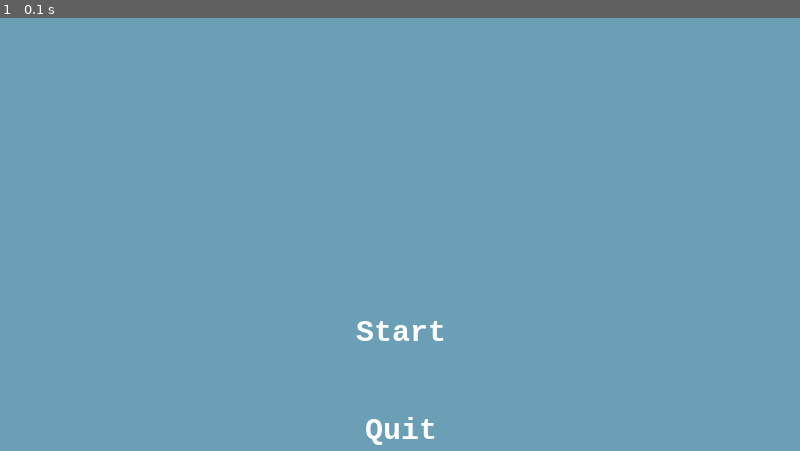
Above: before the commit, frame 1.
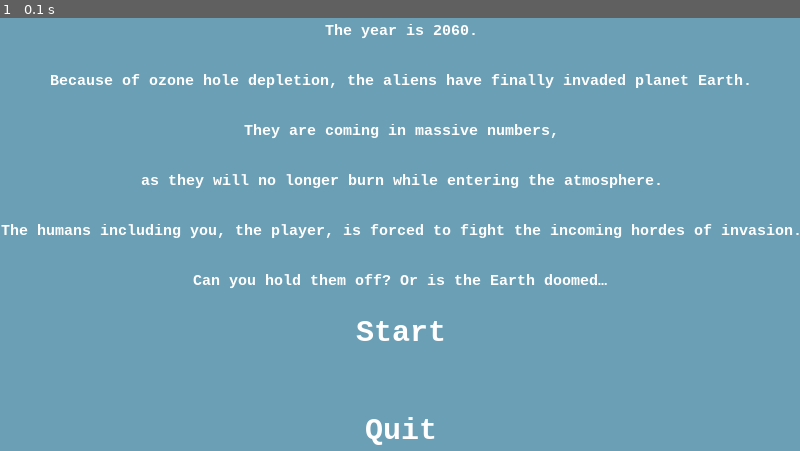
Above: after the commit, the same moment.

Repository: CarlDragon5068/Quantum-Coders-Program
Game: pygame game, started from Space Invasion Pygame.py
Same seed, same stepped clock (60 frames per second), same inputs: the game is played once before the commit and once after it.
Inputs:
- Up to frame 1 (0.1 s): no input

The runs differ from the first frame. In frame 1, 3.4% of the frame differs, in the area x 0-100%, y 1-63%.

Commit message:
Add files via upload

Diff:
--- a/Space Invasion Pygame.py
+++ b/Space Invasion Pygame.py
@@ -112,8 +112,53 @@
             text="Start",
             action=GameState.QUIT,
         )
-
-        buttons = [start_btn, quit_btn]
+        restart_btn = UIElement(
+            center_position=(400, 100),
+            font_size=15,
+            bg_rgb=BLUE,
+            text_rgb=WHITE,
+            text="The year is 2060.",
+        )
+        restart4_btn = UIElement(
+            center_position=(400, 150),
+            font_size=15,
+            bg_rgb=BLUE,
+            text_rgb=WHITE,
+            text="Because of ozone hole depletion, the aliens have finally invaded planet Earth.",
+        )
+        restart1_btn = UIElement(
+            center_position=(400, 200),
+            font_size=15,
+            bg_rgb=BLUE,
+            text_rgb=WHITE,
+            text="They are coming in massive numbers,",
+        )
+        restart5_btn = UIElement(
+            center_position=(400, 250),
+            font_size=15,
+            bg_rgb=BLUE,
+            text_rgb=WHITE,
+            text="as they will no longer burn while entering the atmosphere.",
+        )
+        restart2_btn = UIElement(
+            center_position=(400, 300),
+            font_size=15,
+            bg_rgb=BLUE,
+            text_rgb=WHITE,
+            text="The humans including you, the player, is forced to fight the incoming hordes of invasion.",
+        )
+        restart3_btn = UIElement(
+            center_position=(400, 350),
+            font_size=15,
+            bg_rgb=BLUE,
+            text_rgb=WHITE,
+            text="Can you hold them off? Or is the Earth doomed…",
+        )
+
+
+
+
+        buttons = [start_btn, quit_btn, restart_btn, restart1_btn, restart2_btn, restart3_btn, restart4_btn, restart5_btn, ]
 
         while True:
             mouse_up = False
@@ -255,6 +300,8 @@
 
 
         screen.fill((0, 0, 0))
+
+
 
         screen.blit(background, (0, 0))
         for event in pygame.event.get():
